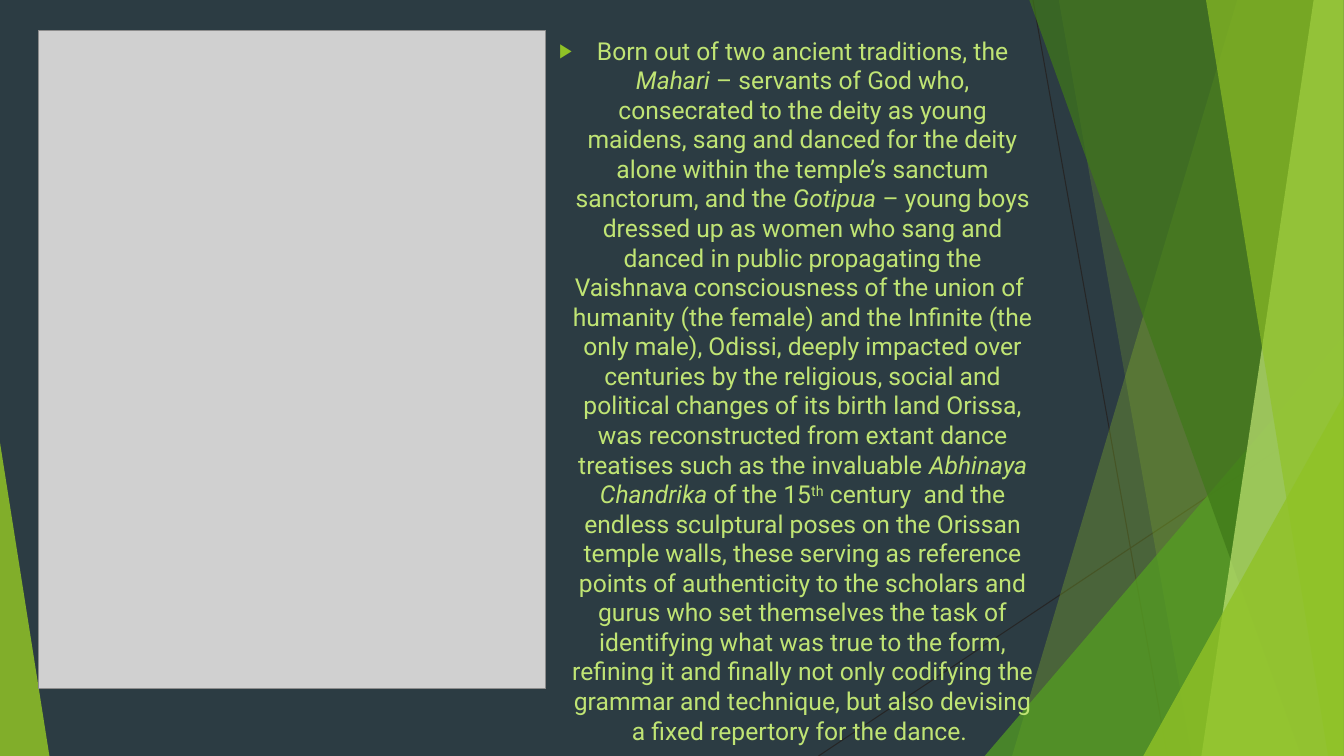
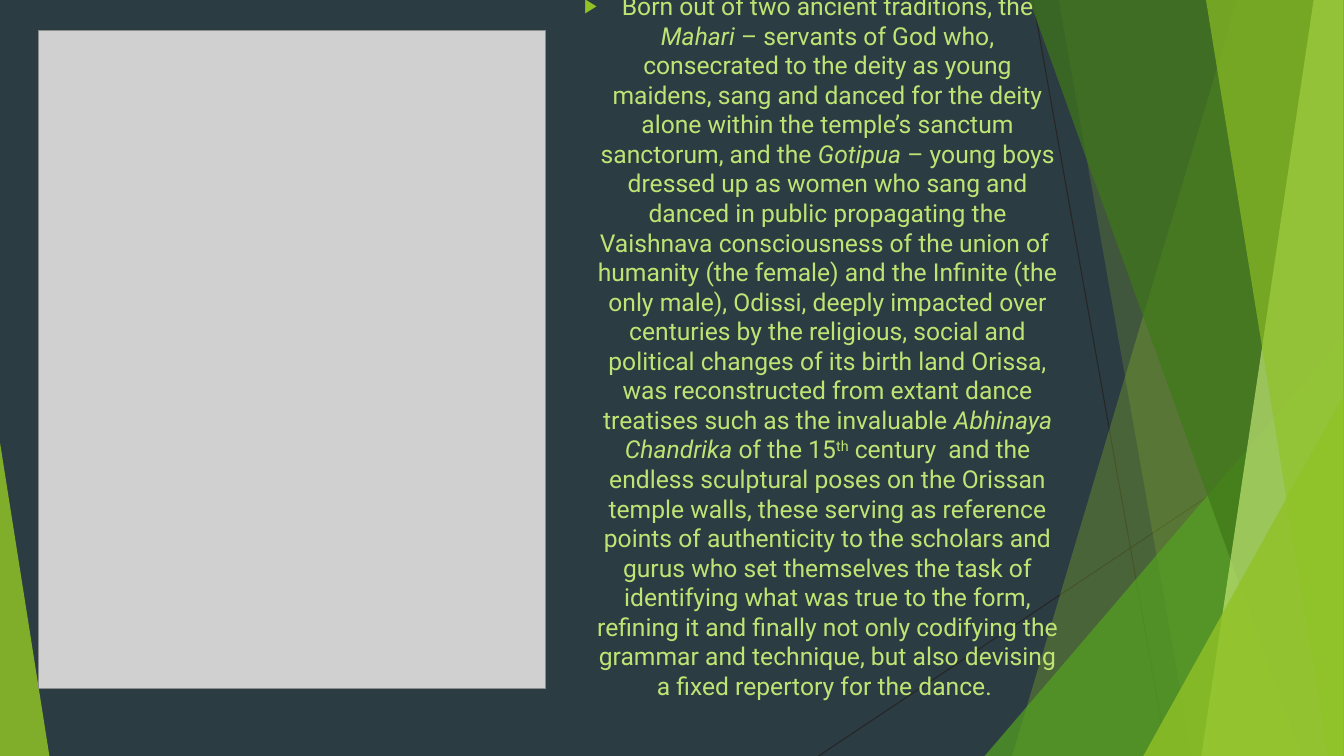
Before and after one commit to Force1ess/PPTAgent, a slide deck: slide 11 of pptagent/templates/default/source.pptx. Drawn at 1344x756 pixels with LibreOffice and Linux fonts; fonts in the diff are those of the drawing; grey boxes stand for pictures. Boxes give left, top, right and bottom in pixels: in the first picture for what was removed or moved away, otherwise in the second. Text is boxed around its words. In the diff, an @@ line names an element or a change of style, - is before the commit and + after.

```diff
--- a/pptagent/templates/default/source.pptx
+++ b/pptagent/templates/default/source.pptx
@@ text "Born out of two ancient ...": place and size @@
-text "Born out of two ancient ..." at [572, 41, 1033, 745]
+text "Born out of two ancient ..." at [597, 26, 1058, 700]
@@ text "Born out of two ancient ..." at [597, 26, 1058, 700]: vertical alignment top to middle @@
```
Also in this commit, not shown: 6 other slides changed, 1 slide removed, 23 other files.
